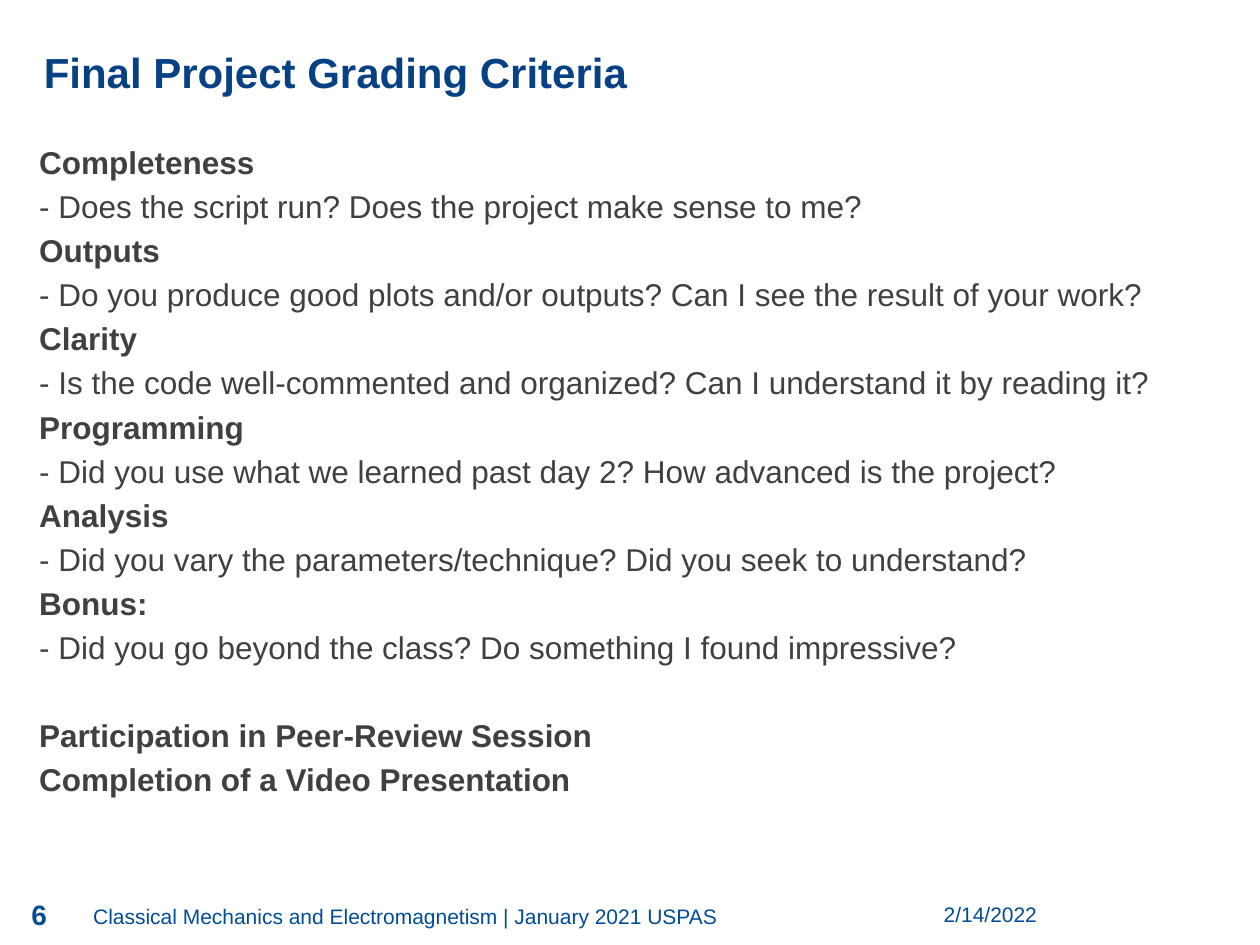
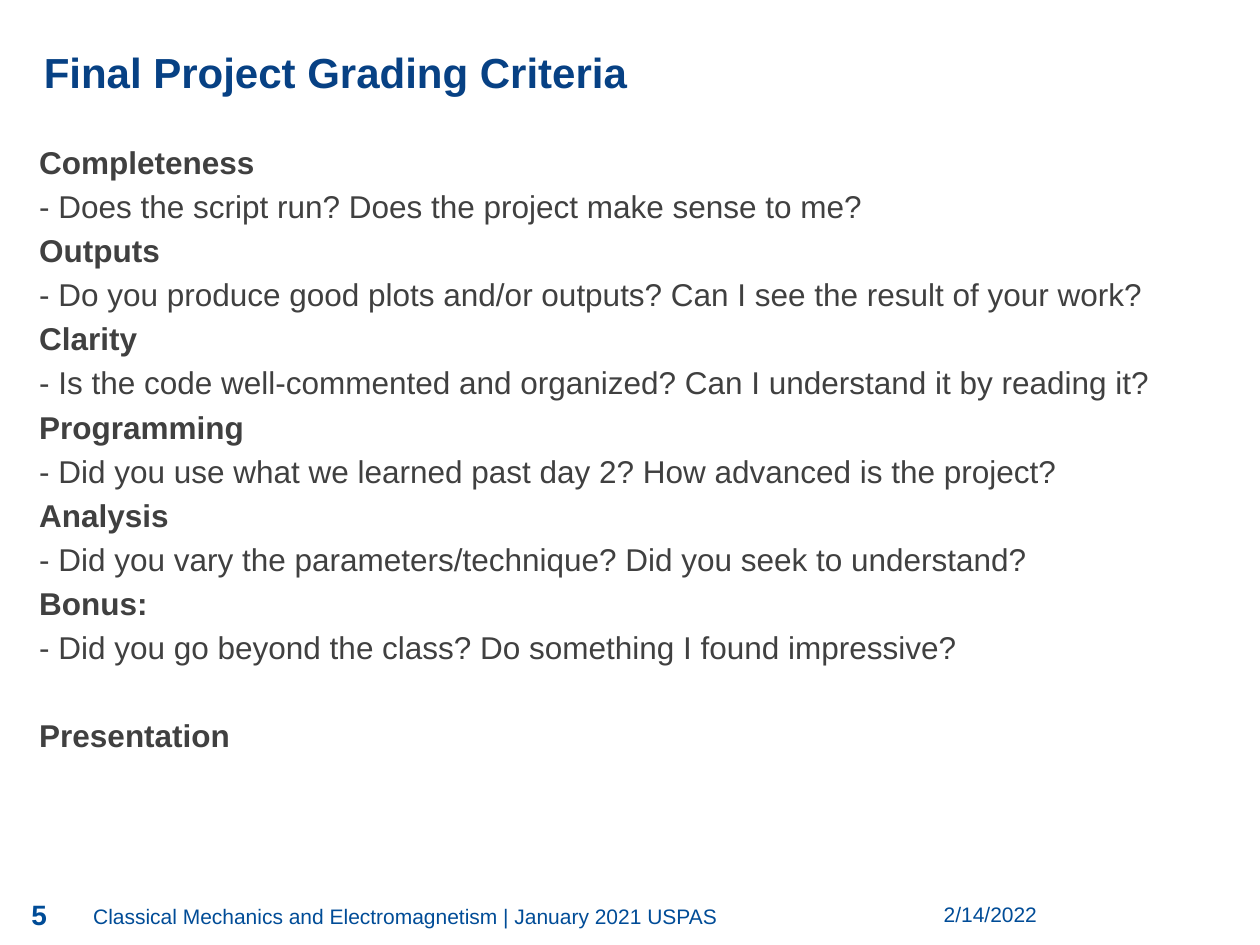
Before and after one commit to jseldred/USPAS_Python_2022, a slide deck: slide 5 of lectures/About_Final_Projects.pptx (slide 6 before the commit). Drawn at 1260x945 pixels with LibreOffice and Linux fonts; fonts in the diff are those of the drawing; background and template pictures are left out. Boxes give left, top, right and bottom in pixels: in the first picture for what was removed or moved away, otherwise in the second. Text is boxed around its words. In the diff, an @@ line names an element or a change of style, - is before the commit and + after.

```diff
--- a/lectures/About_Final_Projects.pptx
+++ b/lectures/About_Final_Projects.pptx
@@ text at bbox=[39, 724, 230, 748]: text changed @@
-Participation in Peer-Review Session
-Completion of a Video Presentation
+Presentation
@@ page number at bbox=[31, 905, 47, 926]: text changed @@
-6
+5
```
Also in this commit, not shown: 3 other slides changed, 1 slide removed.
